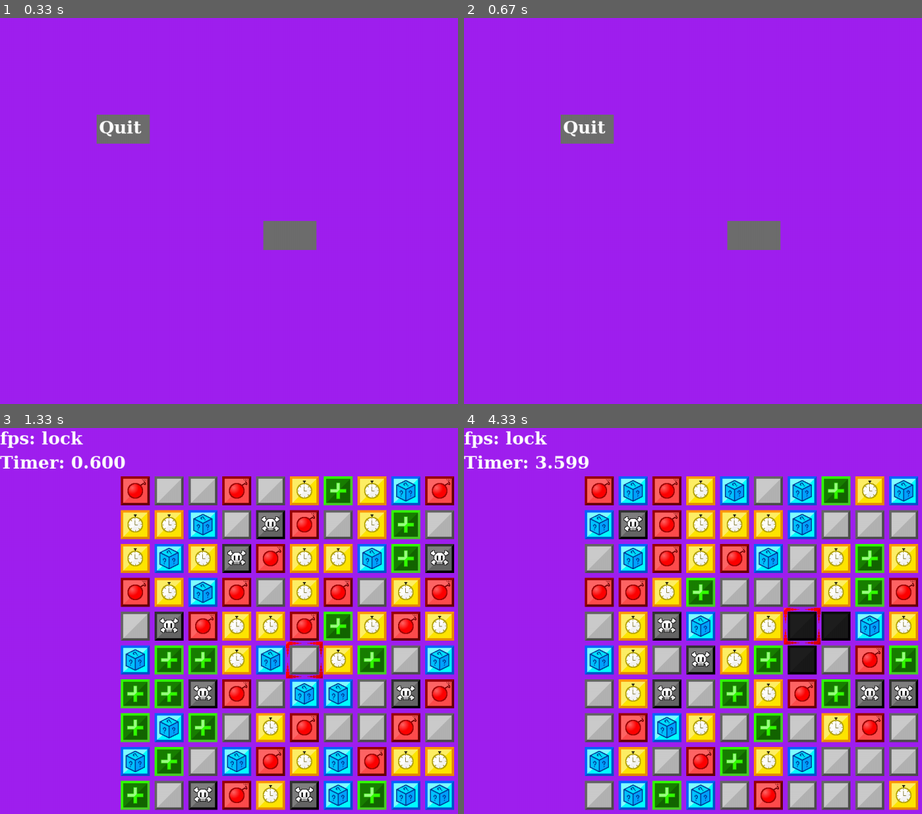
Above: before the commit, frames 1-4 (two rows, left to right).
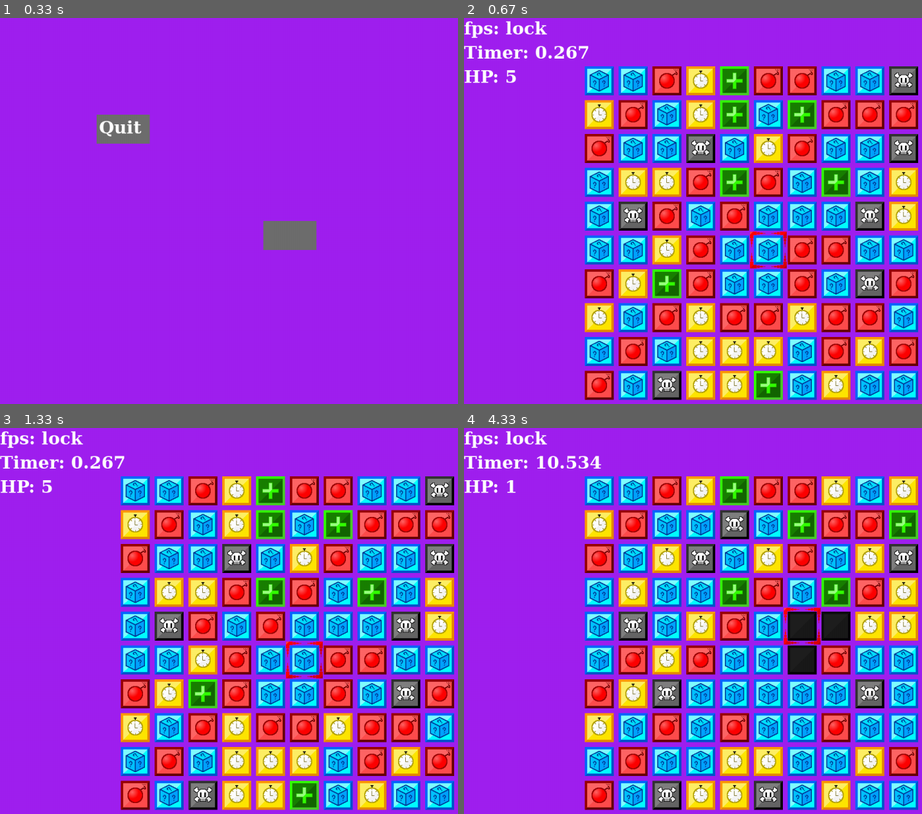
Above: after the commit, the same moments.

Repository: GitHubBoi415/Pygame-game
Game: pygame game, started from test.py
Same seed, same stepped clock (60 frames per second), same inputs: the game is played once before the commit and once after it.
Inputs (mouse positions are in pixels of both pictures, inside the frame that each line leads up to):
- Up to frame 1 (0.33 s): no input
- Up to frame 2 (0.67 s): click (780, 272) at 0.38 s
- Up to frame 3 (1.33 s): click (288, 644) at 0.72 s; click (316, 682) at 1.05 s
- Up to frame 4 (4.33 s): hold D 1.5-1.97 s; tap Space at 1.57, 1.87, 2.07, 2.4, 2.7, 4.13 s; hold W 2-2.3 s; hold D 2.33-2.8 s; click (780, 682) at 3.78 s; hold A from 4.07 s (still down)

Frame 1 is identical in both runs. In frame 2, 50% of the frame differs, in the area x 0-100%, y 0-99%; in frame 3, 33%; in frame 4, 41%.

Commit message:
made every tile type actually do something

Diff:
--- a/test.py
+++ b/test.py
@@ -40,27 +40,27 @@
     # actual_number = (round(random_seed_list[grid_number]) + number) % 12
     match actual_number % 12:
         case 0:
+            return clock_img
+        case 1:
+            return dice_img
+        case 2:
             return bomb_img
-        case 1:
-            return blank_img
-        case 2:
-            return clock_img
         case 3:
             return dice_img
         case 4:
-            return heal_img
+            return clock_img
         case 5:
-            return blank_img
+            return bomb_img
         case 6:
-            return bomb_img
+            return dice_img
         case 7:
             return clock_img
         case 8:
             return dice_img
         case 9:
+            return bomb_img
+        case 10:
             return heal_img
-        case 10:
-            return blank_img
         case 11:
             return skull_img
         case _:
@@ -69,6 +69,10 @@
 def drawGrid():
 
     global random_seed_list
+    global timer_bonus
+    global grid_swap_speed
+    global player_health
+    global running
 
     # blockSize = 70 #Set the size of the grid block
     grid_xmin = round(CX(WINDOW_WIDTH))
@@ -81,19 +85,37 @@
         for y in range(grid_ymin, grid_ymin + WINDOW_HEIGHT, blockSize):
             y_counter += 1
             grid_identification_number = (10*y_counter) + x_counter
-            target = round((float(givetime()) + random_seed) * 0.01 * random_seed_list[grid_identification_number] + grid_identification_number) % 12
+            target = round((float(givetime()) + random_seed) * (grid_swap_speed * 0.01) * random_seed_list[grid_identification_number] + grid_identification_number) % 12
             if ((grid_array_info[grid_identification_number]) == 0):
                 # screen.blit(imgFromNumber(random_seed + round(float(givetime()) * (0.1 * random_seed_list[grid_identification_number]) + (grid_identification_number + (random_seed_list[grid_identification_number]) * random_seed_list[grid_identification_number])) % 12), (x,y))
                 screen.blit(imgFromNumber(target), (x,y))
                 # screen.blit(imgFromNumber(1),(x,y))
             elif ((grid_array_info[grid_identification_number]) == 1):
                 match int(target):
+                    case 0:
+                        timer_bonus += 5
+                    case 1:
+                        random_seed_list = [random.randint(0, 99) for _ in range(100)]
+                    case 2:
+                        player_health -= 1
                     case 3:
-                        print("ok")
                         random_seed_list = [random.randint(0, 99) for _ in range(100)]
+                    case 4:
+                        timer_bonus += 5
+                    case 5:
+                        player_health -= 1
+                    case 6:
+                        random_seed_list = [random.randint(0, 99) for _ in range(100)]
+                    case 7:
+                        timer_bonus += 5
                     case 8:
-                        print("ok")
                         random_seed_list = [random.randint(0, 99) for _ in range(100)]
+                    case 9:
+                        player_health -= 1
+                    case 10:
+                        player_health += 1
+                    case 11:
+                        running = False
                     case _:
                         print(target)
                 grid_array_info[grid_identification_number] = 2
@@ -199,6 +221,9 @@
 dt = 0
 random_seed = random.randint(999, 999999)
 random_seed_list = [random.randint(0, 99) for _ in range(100)]
+timer_bonus = 0
+grid_swap_speed = 1
+player_health = 5
 
 pygame.display.set_caption('i love being able to edit what the pygame window says')
 
@@ -225,6 +250,7 @@
 surf = font.render('Quit',True, 'white')
 button = pygame.Rect(200,200,110,60)
 button_2 = pygame.Rect(CX(110),CY(60),110,60)
+button_3 = pygame.Rect(CX(0),CY(-100),110,60)
 
 # ----------
 
@@ -239,11 +265,13 @@
             if button.collidepoint(event.pos):
                 pygame.quit()
             if button_2.collidepoint(event.pos):
+                screen_type = "Tutorial"
+                # t = threading.Thread(target=parallel_process)
+                # t.start()
+            if button_3.collidepoint(event.pos):
                 screen_type = "Game"
                 seconds_elapsed = 0
                 randomizer_timer = 0
-                # t = threading.Thread(target=parallel_process)
-                # t.start()
 
         if SC("Game"):
             movement()
@@ -264,24 +292,33 @@
         else:
             pygame.draw.rect(screen,(110,110,110),button_2)
         screen.blit(surf,(button.x+5, button.y+5))
+    if SC("Tutorial"):
+        if button_hovered_over(button_3):
+            pygame.draw.rect(screen,(180,180,180),button_3)
+        else:
+            pygame.draw.rect(screen,(110,110,110),button_3)
     if SC("Game"):
 
         # if (randomizer_timer < float(givetime())):
         #     random_seed_list = [random.randint(0, 99) for _ in range(100)]
         #     randomizer_timer += 1
-
+        if (player_health <= 0):
+            running = False
         screen.blit(select_img, (player_pos))
-
+        grid_swap_speed = 1.0
         # egg = font.render(str(player_pos.x) + ' ' + str(player_pos.y),True, 'white')
         egg = font.render('fps: ' + str(clock)[11:16],True, 'white')
         screen.blit(egg,(0, 0))
         start_time = time.time()
         end_time = time.time()
-        # elapsed_time = end_time - start_time
+        # elapsed_time = end_time - start_times
         # timer = font.render(f"Elapsed time: {elapsed_time:.2f} seconds",True, 'white')
-        timer = font.render(f"Timer: " + str(givetime()),True, 'white')
+        time_to_display = truncate((float(givetime()) + timer_bonus), 3)
+        timer = font.render(f"Timer: " + str((time_to_display)),True, 'white')
         # timer = font.render(f"Timer: " + str(givetime()),3,True, 'white')
+        health_display = font.render(f"HP: " + str((player_health)),True, 'white')
         screen.blit(timer,(0, 50))
+        screen.blit(health_display,(0, 100))
         seconds_elapsed += dt
         drawGrid()
 
